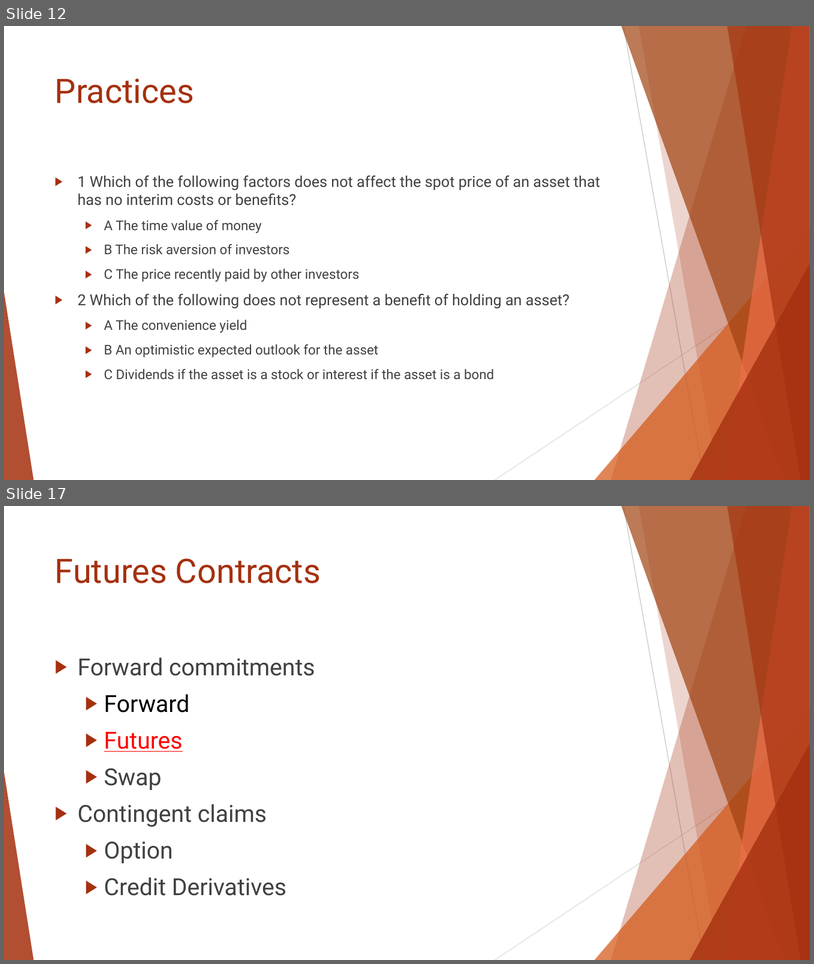
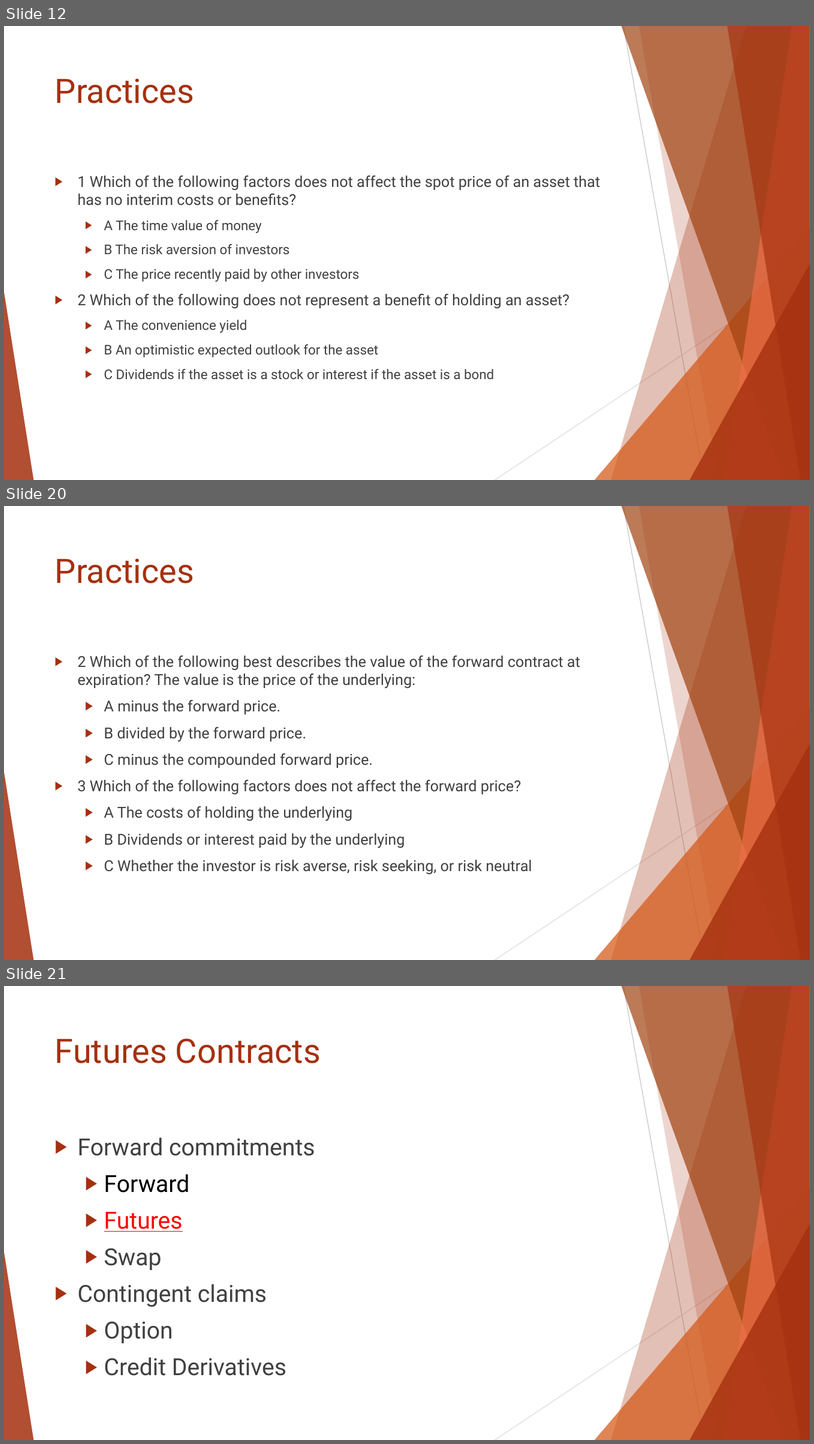
Before and after one commit to Isco0530/data, a slide deck: Reading 46.pptx. Shown one above the other, each under a label of ours: slides 12 and 17 before the commit, slides 12, 20 and 21 after it; the slides between them are not shown. The pictures are 814x964 and 814x1444 pixels, drawn with LibreOffice and Linux fonts; fonts in the diff are those of the drawing. Boxes give left, top, right and bottom in pixels: in the first picture for what was removed or moved away, otherwise in the second. Text is boxed around its words. In the diff, an @@ line names an element or a change of style, - is before the commit and + after.

```diff
--- a/Reading 46.pptx
+++ b/Reading 46.pptx
@@ slide 20 added at [4, 506, 810, 960], background #FFFFFF; not listed: 10 template elements that a slide beside it also shows @@
@@ title added at [55, 558, 195, 583], 40 pt, text #A5300F @@
+Practices
@@ text added at [78, 655, 581, 874], 18 pt, text #404040 @@
+▶ 2 Which of the following best describes the value of the forward contract at expiration? The value is the price of the underlying:
+  ▶ A minus the forward price.
+  ▶ B divided by the forward price.
+  ▶ C minus the compounded forward price.
+▶ 3 Which of the following factors does not affect the forward price?
+  ▶ A The costs of holding the underlying
+  ▶ B Dividends or interest paid by the underlying
+  ▶ C Whether the investor is risk averse, risk seeking, or risk neutral
@@ what was slide 17 is now slide 21 @@
```
Also in this commit, not shown: 4 slides changed, 3 other slides added.
